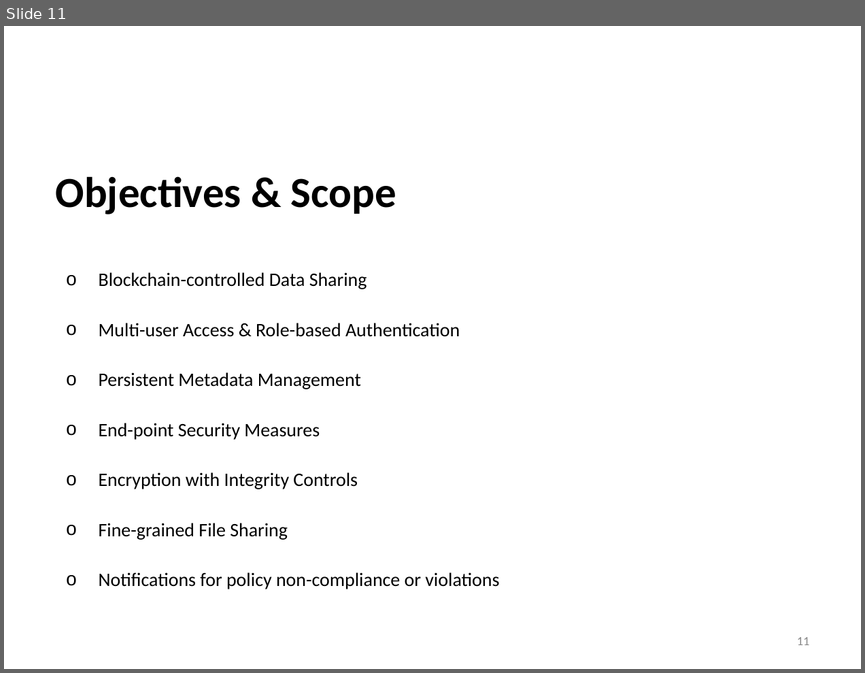
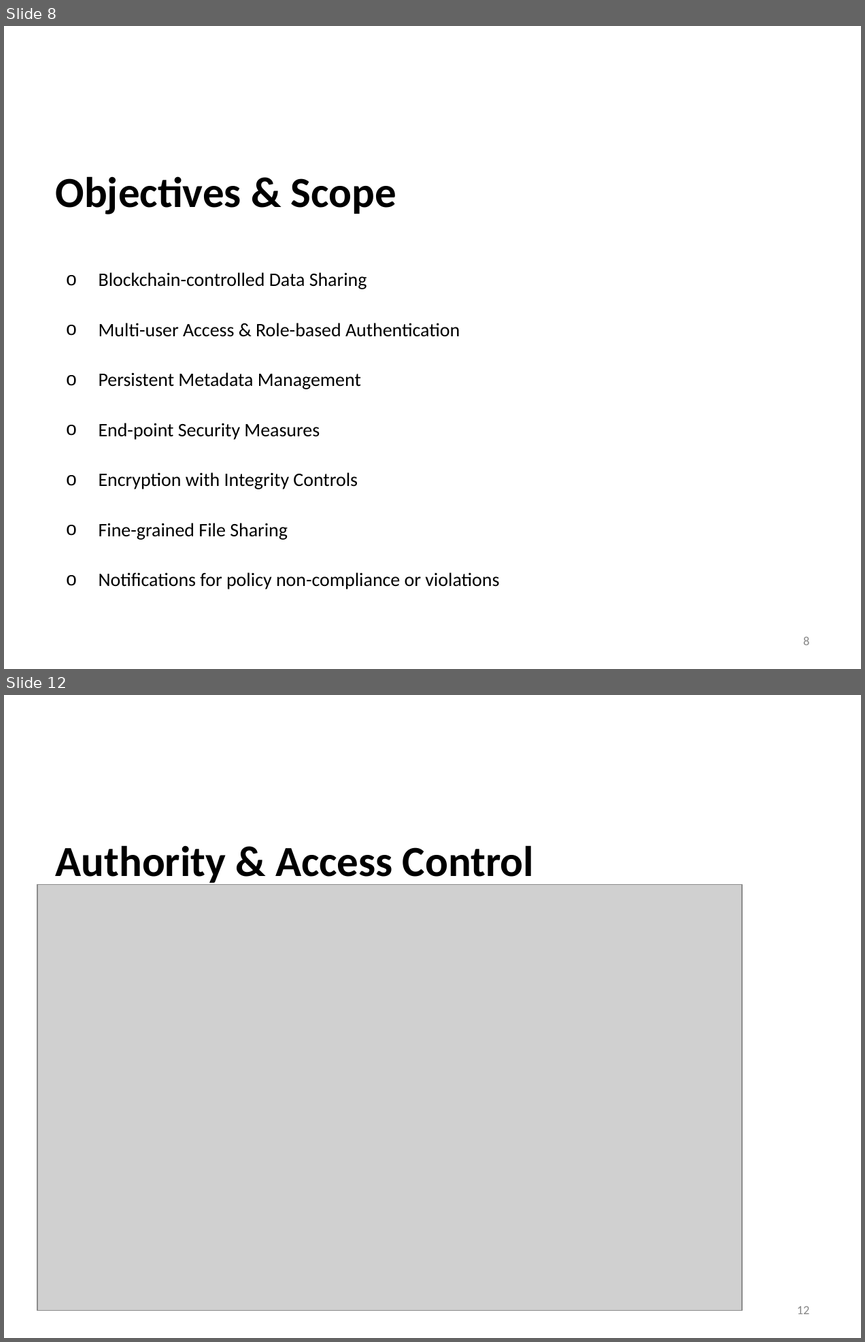
Before and after one commit to asr-24/SentinelShare, a slide deck: Synopsis Presentation.pptx. Shown one above the other, each under a label of ours: slide 11 before the commit, slides 8 and 12 after it; the slides between them are not shown. The pictures are 865x673 and 865x1342 pixels, drawn with LibreOffice and Linux fonts; fonts in the diff are those of the drawing; grey boxes stand for pictures; background and template pictures are left out. Boxes give left, top, right and bottom in pixels: in the first picture for what was removed or moved away, otherwise in the second. Text is boxed around its words. In the diff, an @@ line names an element or a change of style, - is before the commit and + after.

```diff
--- a/Synopsis Presentation.pptx
+++ b/Synopsis Presentation.pptx
@@ slide 12 added at box(4, 695, 861, 1338), background picture (left out) @@
@@ title added at box(56, 845, 534, 887), 36 pt, text #000000, bold @@
+Authority & Access Control
@@ picture added at box(37, 884, 742, 1310) @@
@@ page number added at box(797, 1306, 810, 1314), 10.5 pt, text #888888 @@
+12
@@ what was slide 11 is now slide 8 @@
@@ page number at box(803, 636, 809, 645): text changed @@
-11
+8
```
Also in this commit, not shown: 2 slides changed, 5 other slides added, 1 slide removed, 3 other files.
